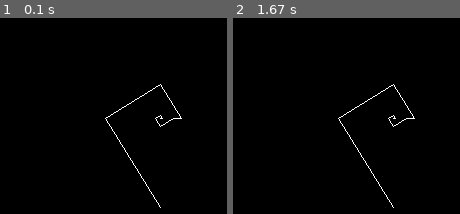
Above: before the commit, frames 1-2 (left to right).
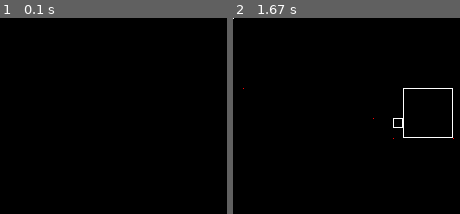
Above: after the commit, the same moments.

Repository: gunny26/pygame
Game: pygame game, started from effects/Fibonacci.py
Two runs of this game, one before a commit and one after it. Both use one fixed random seed, a clock stepped at 60 frames per second and the inputs below.
Inputs:
- Up to frame 1 (0.1 s): no input
- Up to frame 2 (1.67 s): no input

The runs differ from the first frame. In frame 1, 0.5% of the frame differs, in the area x 46-81%, y 33-97%; in frame 2, 1.0%, in the area x 0-98%, y 0-97%.

Commit message:
added Superformula

Diff:
--- a/effects/Fibonacci.py
+++ b/effects/Fibonacci.py
@@ -5,7 +5,7 @@
 import collections
 # non std modules
 import pygame
-from pygame import gfxdraw
+#from pygame import gfxdraw
 # own modules
 from RgbColorGradient import get_rgb_color_gradient
 
@@ -17,7 +17,12 @@
     https://en.wikipedia.org/wiki/Fibonacci_number
     """
     values = [a, b]
+    result = 0
     def inner():
+        nonlocal result
+        if not result:
+            result = 1
+            return result
         result = values[0] + values[1]
         values[0] = values[1]
         values[1] = result
@@ -34,6 +39,9 @@
         :param surface: surface to draw on
         """
         self.surface = pygame.Surface(dim)
+        self.p_array = pygame.PixelArray(self.surface)
+        self.p_array[0, 0] = (255, 255, 255)
+        print(self.p_array.shape)
         # set some values
         self.width = self.surface.get_width()
         self.height = self.surface.get_height()
@@ -45,16 +53,30 @@
 
     def initialize(self):
         """ draw spiral """
-        pos = self.center
+        pos = self.center  # starting point
         color = (255, 255, 255)
-        angles = collections.deque([0, math.pi / 2, math.pi, 3 * math.pi / 2, 2 * math.pi])
-        for i in range(10):
-            radius = self.fibonacci()
-            target = (self.center[0] + radius * math.cos(angles[0]), self.center[1] + radius * math.sin(angles[0]))
-            pygame.gfxdraw.pixel(self.surface, int(target[0]), int(target[1]), (255, 255, 255))
-            pygame.draw.line(self.surface, color, pos, target)
+        # pygame.gfxdraw.pixel(self.surface, pos[0], pos[1], (255, 255, 255))
+        self.p_array[pos[0], pos[1]] = (255, 255, 255)
+        angles = collections.deque([1, 1, -1, 1, -1, -1, 1, -1])
+        for i in range(7):
+            radius = self.fibonacci() * 10
+            diff = (int(radius * angles[0]), int(radius * angles[1]))
+            target = (pos[0] + diff[0], pos[1] + diff[1])
+            pygame.draw.rect(self.surface, color, pos + diff, 1)
+            # pygame.gfxdraw.pixel(self.surface, int(target[0]), int(target[1]), (255, 0, 0))
+            # pygame.draw.line(self.surface, color, pos, target, 1)
+            # pygame.draw.arc(self.surface, color, pos + (radius, radius), angles[0], angles[1])
+            print("-" * 40)
+            print(f"position : {pos}")
+            print(f"radius   : {radius}")
+            print(f"angles   : {angles[0]}, {angles[1]}")
+            print(f"target   : {target[0]}, {target[1]}")
+            print("-" * 40)
+            if 0 < target[0] < self.surface.get_width() - 1 and 0 < target[1] < self.surface.get_height() - 1:
+                self.p_array[target[0], target[1]] = (255, 0, 0)
             pos = target
-            angles.rotate()
+            angles.rotate(-2)
+        self.p_array.close()
 
     def update(self):
         return self.surface
@@ -64,7 +86,7 @@
 
 def main():
     try:
-        fps = 50
+        fps = 10
         width = 320
         height = 200
         pygame.init()
--- /dev/null
+++ b/effects/Superformula.py
@@ -0,0 +1,193 @@
+#!/usr/bin/python
+import sys
+import math
+import random
+# non std modules
+import pygame
+
+FPS = 50
+
+class Vector:
+
+    def __init__(self, x, y):
+        self.x = x
+        self.y = y
+
+    def __add__(self, other):
+        return Vector(self.x + other.x, self.y + other.y)
+
+    def __iadd__(self, other):
+        self.x += other.x
+        self.y += other.y
+        return self
+
+    def __sub__(self, other):
+        return Vector(self.x - other.x, self.y - other.y)
+
+    def __isub__(self, other):
+        self.x -= other.x
+        self.y -= other.y
+        return self
+
+    def __mul__(self, other):
+        return Vector(self.x * other.x, self.y * other.y)
+
+    def __imul__(self, other):
+        self.x *= other.x
+        self.y *= other.y
+        return self
+
+    def __div__(self, other):
+        return Vector(self.x / other.x, self.y / other.y)
+
+    def __idiv__(self, other):
+        self.x /= other.x
+        self.y /= other.y
+        return self
+
+    def distance(self, other):
+        """ return distance between self and other """
+        return Vector(other.x - self.x, other.y - self.x)
+
+    def length(self):
+        """ return lenght of vector """
+        return math.sqrt(self.x * self.x + self.y * self.y)
+
+    def __str__(self):
+        return f"({self.x}, {self.y})"
+
+
+class Superformula(object):
+    """ Draw Superformula Object, most basic form static drawing """
+
+    def __init__(self, surface:pygame.Surface, pos:Vector, size:int, color:tuple, params):
+        """
+        a particle in 2D space
+
+        :param surface: surface to draw on
+        :param pos: position to set particle, center of particle
+        :param size: size of particle
+        :param color: color of particle
+        :param parms: tuple oof four (m, n1, n2, n3)
+        """
+        self.surface = surface
+        self.pos = pos  # initial position
+        self.size = size
+        self.color = color
+        self.params = params
+        self.m, self.n1, self.n2, self.n3 = params
+        self.a = self.b = 1.0  # fixed to one
+        self.framecount = 0
+        self._draw()
+
+    def _radius(self, theta):
+        """
+        calculate radius - unscaled
+
+        :param theta: value in radians
+        """
+        return pow(pow(abs(math.cos(self.m * theta / 4) / self.a), self.n2) + pow(abs(math.sin(self.m * theta / 4) / self.b), self.n3), -1 / self.n1)
+
+    def _draw(self):
+        """
+        draw suoperformula based on current parameters
+        """
+        points = []
+        step = math.pi / 180.0  # step by 1 degree
+        for degree in range(0, 360):
+            radius = self._radius(step * degree)
+            x = self.pos.x + math.cos(step * (degree + self.framecount)) * radius * self.size
+            y = self.pos.y + math.sin(step * (degree + self.framecount)) * radius * self.size
+            points.append((int(x), int(y)))
+        pygame.draw.lines(self.surface, self.color, True, points)
+
+    def update(self, params=None):
+        """ update every frame """
+        if params and self.params != params:  # if something changed
+            self.m, self.n1, self.n2, self.n3 = params
+        self._draw()
+        self.framecount += 1
+
+
+class SuperformulaAnimation(object):
+    """ Draw Superformula Object and vary some parameters on every frame """
+
+    def __init__(self, surface:pygame.Surface, pos:Vector, size:int, color:tuple):
+        """
+        a particle in 2D space
+
+        :param surface: surface to draw on
+        :param pos: position to set particle, center of particle
+        :param size: size of particle
+        :param color: color of particle
+        :param parms: tuple oof four (m, n1, n2, n3)
+        """
+        self.surface = surface
+        self.pos = pos  # initial position
+        self.size = size
+        self.color = color
+        # initial set of values
+        self.m, self.n1, self.n2, self.n3 = (3.0, 4.5, 10.0, 10.0)
+        self.a = self.b = 1.0  # fixed to one
+        self.framecount = 0
+        self.params = None
+        self._calculate()
+        self.sf = Superformula(surface, Vector(320, 240), 100, (255, 255, 255), list(self.params.values()))
+
+    def _calculate(self):
+        self.params = {
+            "m": (1.1 + math.sin(math.radians(self.framecount))) * 10,
+            "n1": (1.1 + math.sin(math.radians(self.framecount * 1.1))) * 3,
+            "n2": (1.1 + math.sin(math.radians(self.framecount * 1.2))) * 4,
+            "n3": (1.5 + math.sin(math.radians(self.framecount * 1.3))) * 10
+        }
+
+    def update(self, params=None):
+        """ update every frame """
+        self._calculate()
+        self.sf.update(list(self.params.values()))
+        self.framecount += 1
+
+
+def main():
+
+    try:
+        surface = pygame.display.set_mode((640, 480))
+        pygame.init()
+        things = (
+            SuperformulaAnimation(surface, Vector(320, 240), 100, (255, 255, 255)),
+            )
+        clock = pygame.time.Clock()
+        # mark pause state
+        pause = False
+        # fill background
+        surface.fill((0, 0, 0, 255))
+        clicked = None
+        while True:
+            # limit to FPS
+            clock.tick(FPS)
+            # Event Handling
+            events = pygame.event.get()
+            for event in events:
+                if event.type == pygame.QUIT:
+                    pygame.quit()
+            keyinput = pygame.key.get_pressed()
+            if keyinput is not None:
+                # print keyinput
+                if keyinput[pygame.K_ESCAPE]:
+                    pygame.quit()
+                if keyinput[pygame.K_p]:
+                    pause = not pause
+            # Update Graphics
+            dirtyrects = []
+            if pause is not True:
+                surface.fill((0, 0, 0, 255))
+                for thing in things:
+                    thing.update()
+                #pygame.display.update()
+                pygame.display.flip()
+    except KeyboardInterrupt:
+        pygame.quit()
+
+if __name__=='__main__':
+    main()
